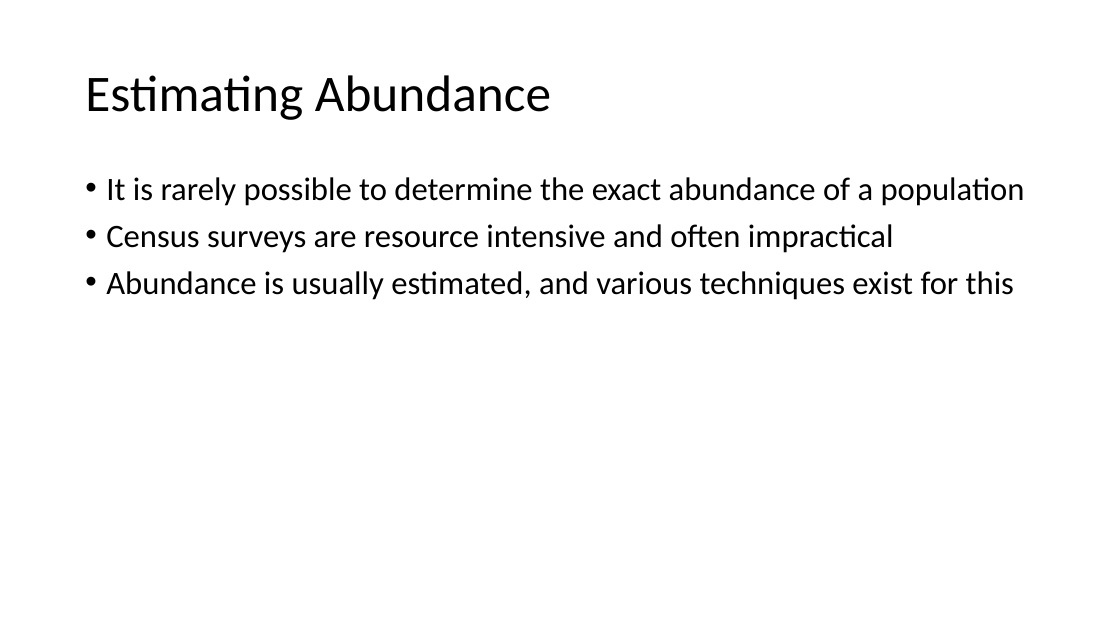
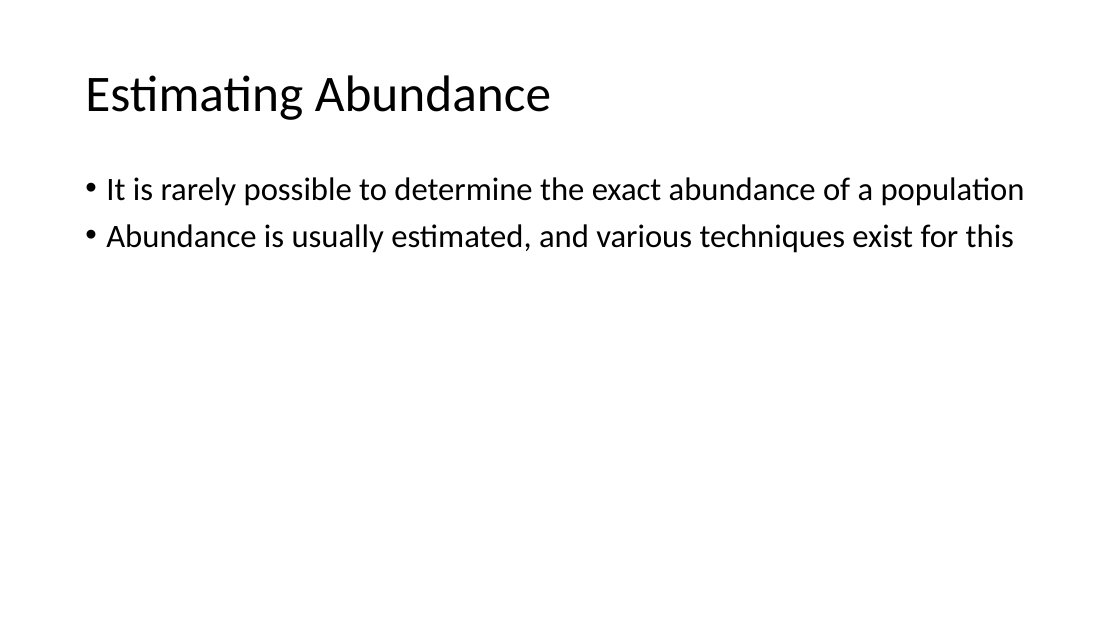
Before and after one commit to thomasmcf/dissertation, a slide deck: slide 6 of presentation.pptx (slide 3 before the commit). Drawn at 1120x630 pixels with LibreOffice and Linux fonts; fonts in the diff are those of the drawing. Boxes give left, top, right and bottom in pixels: in the first picture for what was removed or moved away, otherwise in the second. Text is boxed around its words. In the diff, an @@ line names an element or a change of style, - is before the commit and + after.

Commit message:
updated

```diff
--- a/presentation.pptx
+++ b/presentation.pptx
@@ text at (106, 224, 894, 253): paragraph removed @@
-• Census surveys are resource intensive and often impractical
```
Also in this commit, not shown: 3 slides added.
